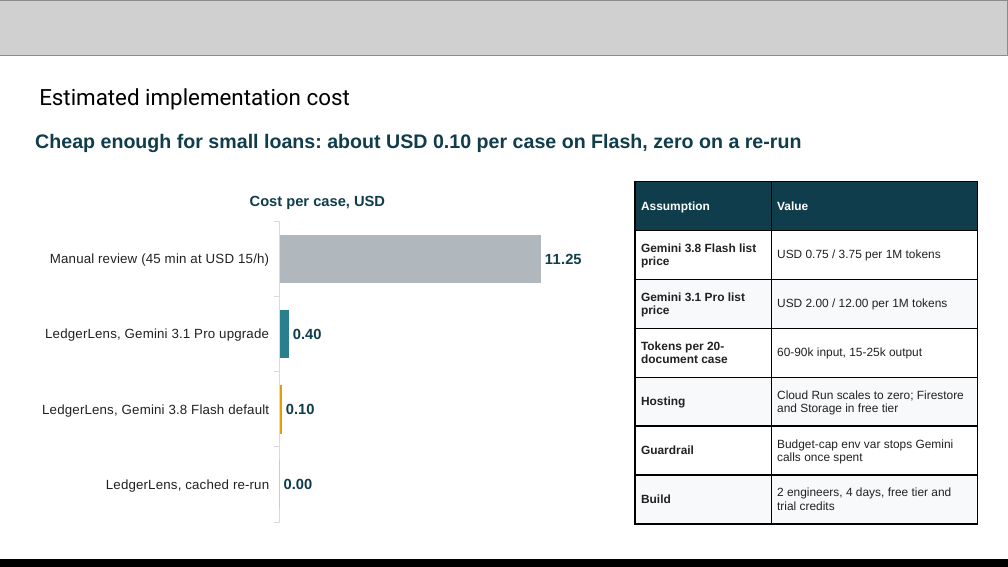
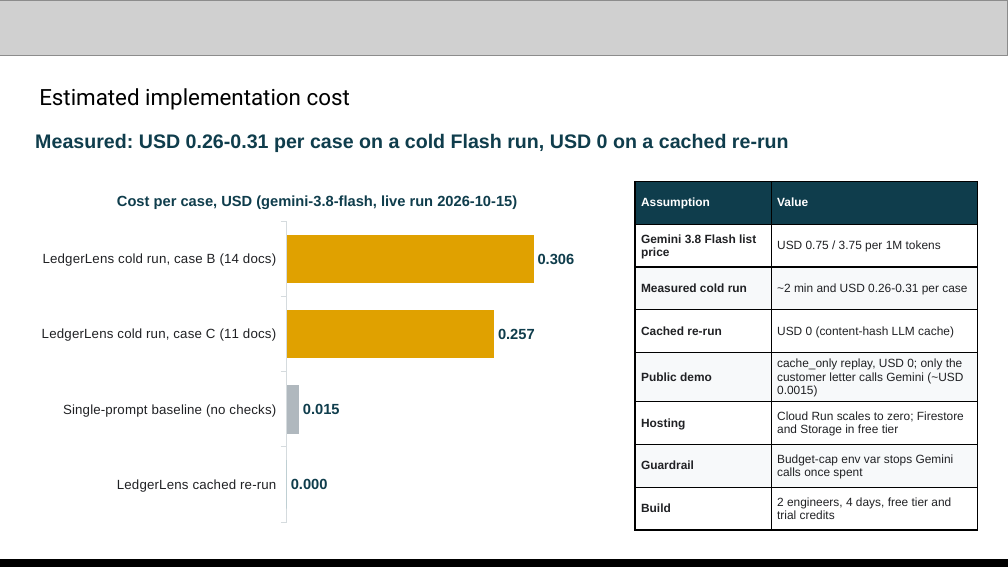
Before and after one commit to changhyeonnam/ghack, a slide deck: slide 10 of presentation/LedgerLens_AI_Builder_Cup_Submission.pptx. Drawn at 1008x567 pixels with LibreOffice and Linux fonts; fonts in the diff are those of the drawing; grey boxes stand for pictures. Boxes give left, top, right and bottom in pixels: in the first picture for what was removed or moved away, otherwise in the second. Text is boxed around its words. In the diff, an @@ line names an element or a change of style, - is before the commit and + after.

Commit message:
Deck and README: live Gemini benchmark numbers, measured cost, link placeholders

```diff
--- a/presentation/LedgerLens_AI_Builder_Cup_Submission.pptx
+++ b/presentation/LedgerLens_AI_Builder_Cup_Submission.pptx
@@ text at (35, 133, 789, 152): text changed @@
-Cheap enough for small loans: about USD 0.10 per case on Flash, zero on a re-run
+Measured: USD 0.26-0.31 per case on a cold Flash run, USD 0 on a cached re-run
@@ bar chart at (30, 176, 605, 529) @@
@@ title "Cost per case, USD" to "Cost per case, USD (gemini-3.8-flash, live run 2026-10-15)" @@
-categories: Manual review (45 min at USD 15/h), LedgerLens, Gemini 3.1 Pro upgrade, LedgerLens, Gemini 3.8 Flash default, LedgerLens, cached re-run
+categories: LedgerLens cold run, case B (14 docs), LedgerLens cold run, case C (11 docs), Single-prompt baseline (no checks), LedgerLens cached re-run
-Series 1: 11.25, 0.4, 0.1, 0
+Series 1: 0.306, 0.257, 0.015, 0
@@ data labels of Series 1 changed @@
@@ colours of single points changed @@
@@ value axis changed @@
@@ table at (635, 181, 978, 524) @@
-row 3: Gemini 3.1 Pro list price | USD 2.00 / 12.00 per 1M tokens
-row 4: Tokens per 20-document case | 60-90k input, 15-25k output
+row 3: Measured cold run | ~2 min and USD 0.26-0.31 per case
+row 4: Cached re-run | USD 0 (content-hash LLM cache)
+row 5: Public demo | cache_only replay, USD 0; only the customer letter calls Gemini (~USD 0.0015)
```
Also in this commit, not shown: 6 other slides changed, 14 other files.
